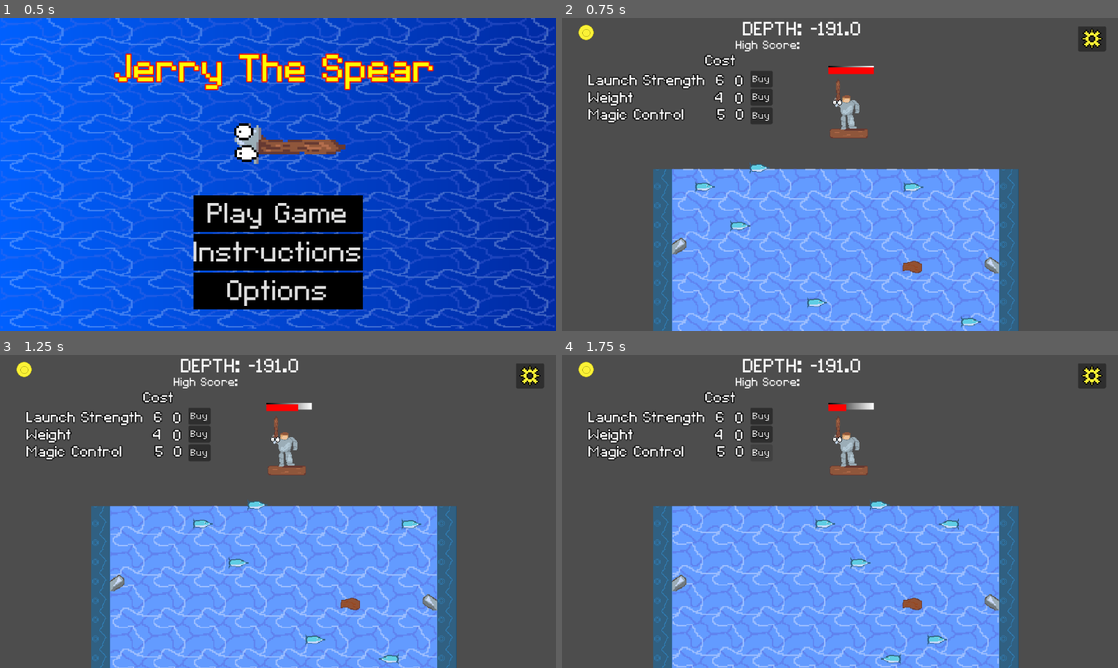
Above: before the commit, frames 1-4 (two rows, left to right).
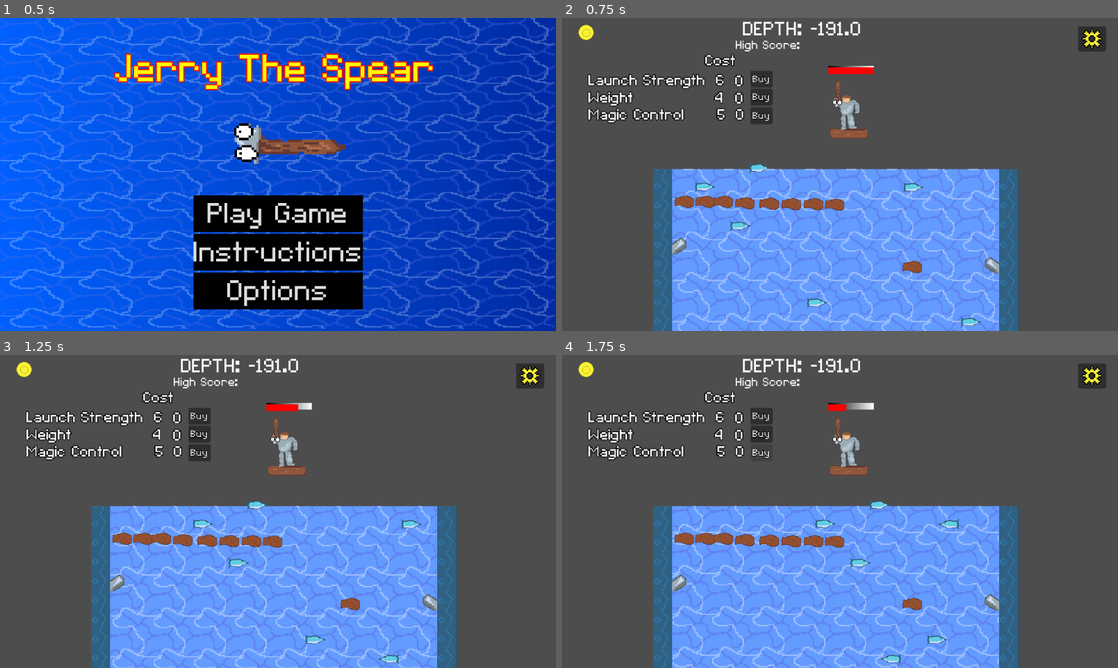
Above: after the commit, the same moments.

Repository: RylanSanders/LudumDare57
Game: Godot game, scene res://UI/MainMenu.tscn
Same seed, same stepped clock (60 frames per second), same inputs: the game is played once before the commit and once after it.
Inputs:
- Up to frame 1 (0.5 s): no input
- Up to frame 2 (0.75 s): click "Play Game" at 0.5 s
- Up to frame 3 (1.25 s): no input
- Up to frame 4 (1.75 s): click "Buy" at 1.25 s

Frame 1 is identical in both runs. In frame 2, 0.9% of the frame differs, in the area x 20-51%, y 56-62%; in frame 3, 0.9%; in frame 4, 0.9%.

Commit message:
Implement durability calcuations

Diff:
--- a/Main.tscn
+++ b/Main.tscn
@@ -22,6 +22,7 @@
 [ext_resource type="Script" uid="uid://dce4uhpowhrek" path="res://shop.gd" id="16_sc1dx"]
 [ext_resource type="LabelSettings" uid="uid://dgubixnxviygg" path="res://textsettings.tres" id="17_5tuhn"]
 [ext_resource type="PackedScene" uid="uid://8cohpgf4so2m" path="res://Obstacles/Scenes/Fish.tscn" id="18_kjvhd"]
+[ext_resource type="PackedScene" uid="uid://0twpn1yqktn4" path="res://Obstacles/Scenes/Plank.tscn" id="23_bg4s2"]
 
 [sub_resource type="Gradient" id="Gradient_kjvhd"]
 
@@ -360,6 +361,30 @@
 [node name="Fish" parent="." instance=ExtResource("18_kjvhd")]
 position = Vector2(-267, -33)
 
+[node name="Plank" parent="." instance=ExtResource("23_bg4s2")]
+position = Vector2(-268, -12)
+
+[node name="Plank2" parent="." instance=ExtResource("23_bg4s2")]
+position = Vector2(-234, -12)
+
+[node name="Plank3" parent="." instance=ExtResource("23_bg4s2")]
+position = Vector2(-203, -12)
+
+[node name="Plank4" parent="." instance=ExtResource("23_bg4s2")]
+position = Vector2(-167, -10)
+
+[node name="Plank5" parent="." instance=ExtResource("23_bg4s2")]
+position = Vector2(-127, -9)
+
+[node name="Plank6" parent="." instance=ExtResource("23_bg4s2")]
+position = Vector2(-90, -8)
+
+[node name="Plank7" parent="." instance=ExtResource("23_bg4s2")]
+position = Vector2(-53, -8)
+
+[node name="Plank8" parent="." instance=ExtResource("23_bg4s2")]
+position = Vector2(-18, -7)
+
 [connection signal="area_entered" from="Spear/SpearTipArea" to="Spear" method="_on_spear_tip_area_area_entered"]
 [connection signal="pressed" from="CanvasLayer/PauseButton" to="." method="_on_pause_button_pressed"]
 [connection signal="pressed" from="Shop/Launch/LaunchStrengthButton" to="Shop" method="_on_launch_strength_button_pressed"]
--- a/Obstacles/obstacle_base.gd
+++ b/Obstacles/obstacle_base.gd
@@ -9,4 +9,10 @@
 		var params:obstacle_params  = obstacle_params.new()
 		params.durability = durability
 		params.gold_value = gold_value
-		area.get_parent().hit_obstacle(params)
+		var is_destroyed: bool = area.get_parent().hit_obstacle(params)
+		if is_destroyed:
+			_on_destroyed()
+
+#In the future this could be used to add animations and special effects on destroying an object
+func _on_destroyed():
+	queue_free()
--- a/game_controller.gd
+++ b/game_controller.gd
@@ -113,7 +113,3 @@
 func remove_gold(num:int):
 	current_gold -= num
 	gold_label.text = str(current_gold)
-
-
-func _on_magic_button_pressed() -> void:
-	pass # Replace with function body.
--- a/spear.gd
+++ b/spear.gd
@@ -10,6 +10,7 @@
 var UNDER_WATER_CONSTANT_UPWARDS_FORCE = -550
 var GAME_OVER_TIME = 1
 var game_over_timer=0
+var is_stuck:= false
 
 @onready var ForwardNode:Node2D = get_node("Forward")
 @onready var LeftNode:Node2D = get_node("Left")
@@ -71,6 +72,9 @@
 			var right_vec = (RightNode.global_position-global_position).normalized()
 			#state.apply_force(right_vec * TEMP_MOVE_FORCE)
 			state.angular_velocity = -MOVE_ANGULAR_VEL * MAGIC_MODIFIER * (Shop.magic+1)
+	if is_stuck:
+		linear_velocity = Vector2.ZERO
+		angular_velocity = 0
 
 
 
@@ -89,6 +93,17 @@
 
 
 var durabilityModifier = 1
-func hit_obstacle(params: obstacle_params):
+#For now this is going to return true if the ostacle isbroken and false otherwise
+func hit_obstacle(params: obstacle_params) -> bool:
 	apply_impulse(Vector2(0,-params.durability* durabilityModifier))
 	GameController.add_gold(params.gold_value)
+	if not does_spear_break_through(params):
+		is_stuck = true
+		return false
+	return true
+
+var LENGTH_MULTIPLER := 0.1
+func does_spear_break_through(params:obstacle_params) -> bool:
+	if linear_velocity.length() * LENGTH_MULTIPLER > params.durability:
+		return true
+	return false
Not shown, added: Export/index.apple-touch-icon.png.import
Not shown, added: Export/index.icon.png.import
Not shown, added: Export/index.png.import
Not shown: 1 places in Main.tscn that only renumber resources
